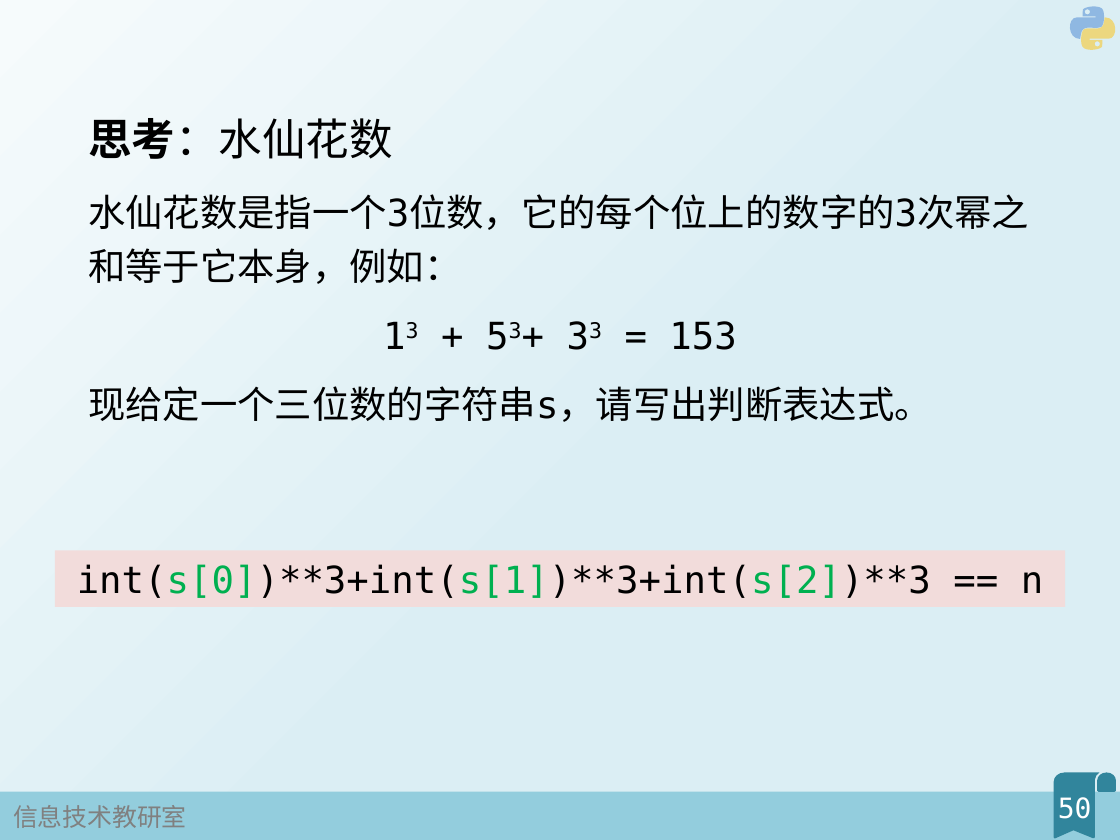
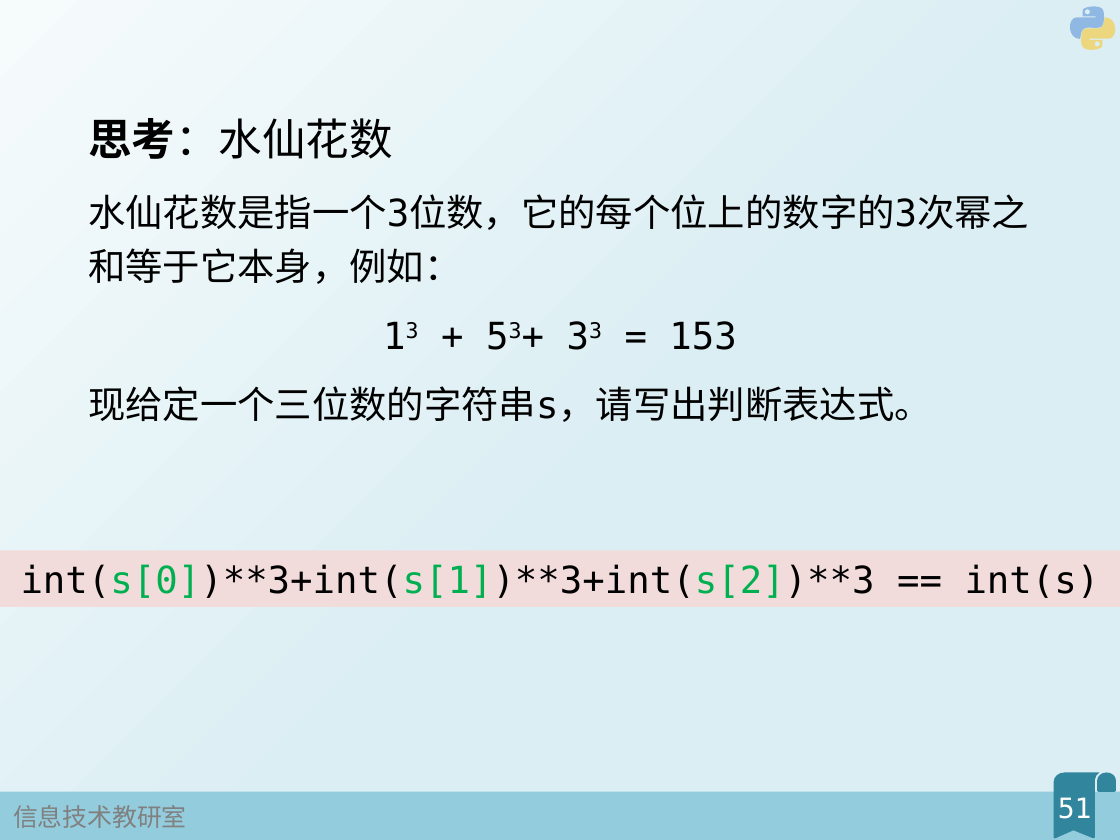
Before and after one commit to fjzfmxd/-, a slide deck: slide 51 of 2Python基本类型/幻灯片.pptx (slide 50 before the commit). Drawn at 1120x840 pixels with LibreOffice and Linux fonts; fonts in the diff are those of the drawing; background and template pictures are left out. Boxes give left, top, right and bottom in pixels: in the first picture for what was removed or moved away, otherwise in the second. Text is boxed around its words. In the diff, an @@ line names an element or a change of style, - is before the commit and + after.

```diff
--- a/2Python基本类型/幻灯片.pptx
+++ b/2Python基本类型/幻灯片.pptx
@@ rectangle "int(s[0])**3+int(s[1])**3+int(s[2])**3 == int(s)": place and size @@
-rectangle "int(s[0])**3+int(s[1])**3+int(s[2])**3 == int(s)" at bbox=[55, 550, 1065, 606]
+rectangle "int(s[0])**3+int(s[1])**3+int(s[2])**3 == int(s)" at bbox=[0, 550, 1120, 606]
@@ text in rectangle at bbox=[21, 564, 1100, 598]: text changed @@
-int(s[0])**3+int(s[1])**3+int(s[2])**3 == n
+int(s[0])**3+int(s[1])**3+int(s[2])**3 == int(s)
@@ page number at bbox=[1058, 797, 1092, 819]: text changed @@
-50
+51
```
Also in this commit, not shown: 3 other slides changed, 1 slide added, 1 other file.
